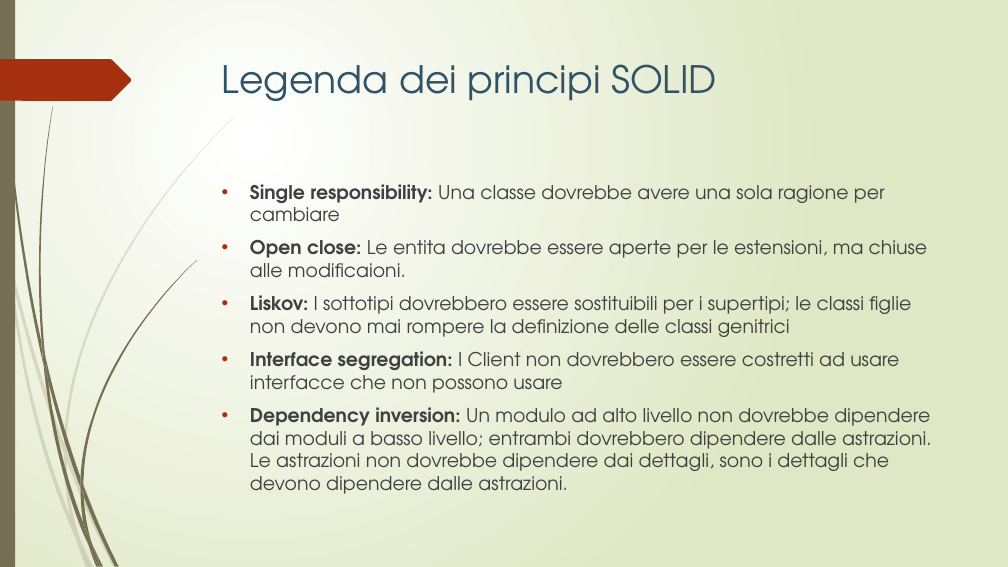
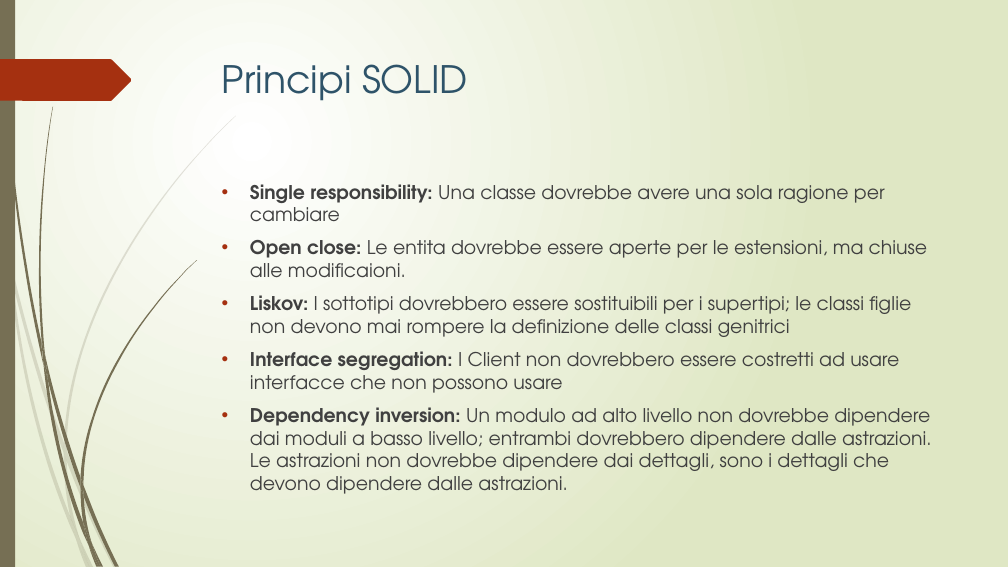
Before and after one commit to lpleo/Ingegneria_Software_2014, a slide deck: slide 14 of Slide/Slide Sparta.pptx (slide 15 before the commit). Drawn at 1008x567 pixels with LibreOffice and Linux fonts; fonts in the diff are those of the drawing. Boxes give left, top, right and bottom in pixels: in the first picture for what was removed or moved away, otherwise in the second. Text is boxed around its words. In the diff, an @@ line names an element or a change of style, - is before the commit and + after.

Commit message:
add Final slide

```diff
--- a/Slide/Slide Sparta.pptx
+++ b/Slide/Slide Sparta.pptx
@@ title at box(222, 64, 468, 101): text changed @@
-Legenda dei principi SOLID
+Principi SOLID
```
Also in this commit, not shown: 1 slide removed, 1 other file.
